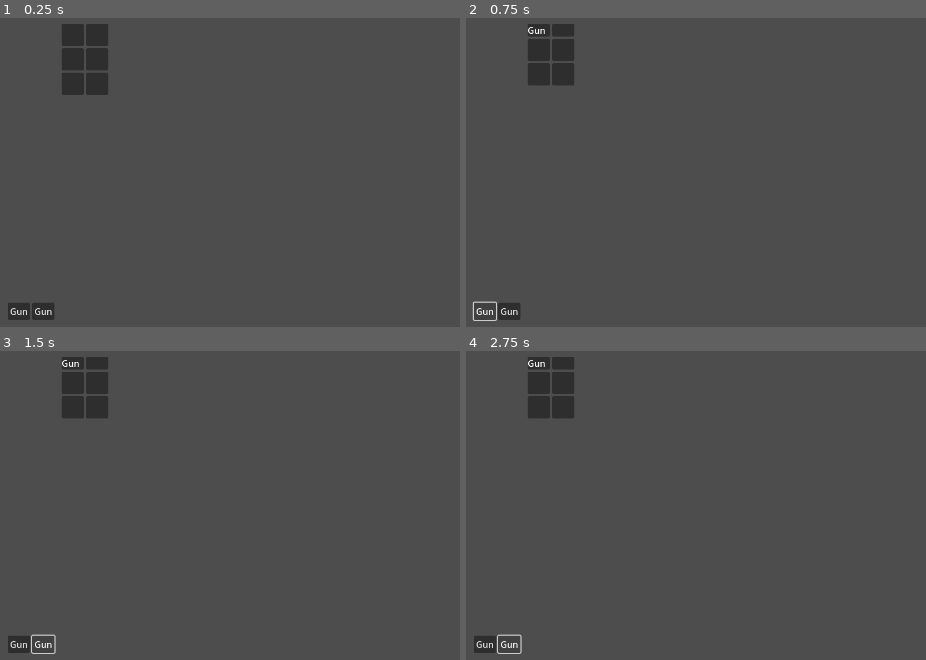
Above: before the commit, frames 1-4 (two rows, left to right).
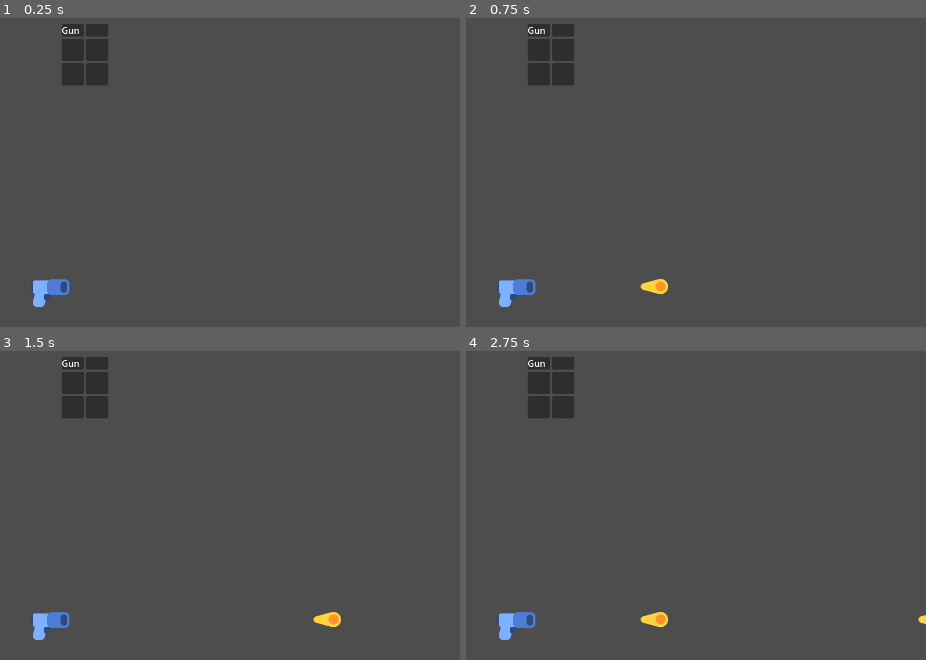
Above: after the commit, the same moments.

Repository: HugoFucksmann/godot-hys
Game: Godot game, scene res://src/UserInterface/InventoryUi/inventoryUI.tscn
Same seed, same stepped clock (60 frames per second), same inputs: the game is played once before the commit and once after it. This scene is started directly instead of the project's main scene.
Inputs (mouse positions are in pixels of both pictures, inside the frame that each line leads up to):
- Up to frame 1 (0.25 s): no input
- Up to frame 2 (0.75 s): click (484, 311) at 0.5 s, where only the run before the commit has a clickable "Gun"
- Up to frame 3 (1.5 s): click (41, 644) at 1.25 s, where only the run before the commit has a clickable "Gun"
- Up to frame 4 (2.75 s): tap Enter at 2 s; hold D (move_right) from 2.03 s (still down)

The runs differ from the first frame. In frame 1, 1.5% of the frame differs, in the area x 1-24%, y 2-98%; in frame 2, 1.1%; in frame 3, 1.1%; in frame 4, 1.1%.

Commit message:
fix inventory

Diff:
--- a/src/UserInterface/InventoryUi/InventoryItems.gd
+++ b/src/UserInterface/InventoryUi/InventoryItems.gd
@@ -6,21 +6,41 @@
 
 signal item_pressed(item)
 
+func _on_equip_pressed(item):
+	# Aquí debes implementar la lógica para equipar el ítem
+	pass
+
+func _on_delete_pressed(item):
+	# Aquí debes implementar la lógica para eliminar el ítem
+	pass
+
 func update_item_grid():
 	# Limpiar el GridContainer antes de actualizar
-	for child in $ItemGrid.get_children():
-		$ItemGrid.remove_child(child)
+	for child in get_children():
+		remove_child(child)
 
 	# Agregar los ítems del jugador al GridContainer
 	for item in all_items:
 		var item_node = item.instantiate()
-		$ItemGrid.add_child(item_node)
-
-	# Asegurarnos de que haya 12 slots, incluyendo los vacíos
-	while $ItemGrid.get_child_count() < 12:
-		var empty_slot = Control.new()
-		$ItemGrid.add_child(empty_slot)
+		add_child(item_node)
 
 func _on_item_pressed(item):
-	# Emitir la señal de selección de ítem hacia el InventoryUI
-	emit_signal("item_pressed", item)
+	# Crear los botones "Equipar" y "Eliminar"
+	var equip_button = Button.new()
+	equip_button.text = "Equipar"
+	equip_button.connect("pressed", _on_equip_pressed.bind(item))
+
+	var delete_button = Button.new()
+	delete_button.text = "Eliminar"
+	delete_button.connect("pressed", _on_delete_pressed.bind(item))
+
+	# Crear un panel para contener los botones
+	var button_panel = HBoxContainer.new()
+	button_panel.add_child(equip_button)
+	button_panel.add_child(delete_button)
+
+	# Emitir la señal de selección de ítem, pero pasando el panel con los botones
+	emit_signal("item_pressed", button_panel)
+
+func get_num_slots():
+	return all_items.size()
--- a/src/UserInterface/InventoryUi/inventoryUI.gd
+++ b/src/UserInterface/InventoryUi/inventoryUI.gd
@@ -6,30 +6,39 @@
 @onready var inventoryPj: InventoryPj = $CharacterView/InventoryPj
 @onready var inventory_items: InventoryItems = $ItemListView/InventoryItems
 
-func add_player_item(item):
-	inventoryPj.add_item(item)
-	update_item_slots()
+
 
 func _ready():
-	var area_gun = preload("res://src/Weapons/gun/area_gun.tscn").instantiate()
-	add_player_item(area_gun)
-	add_player_item(area_gun)
+	if inventoryPj == null or inventory_items == null:
+		print("Inventory nodes are null")
+		return
 	inventoryPj.connect("item_pressed", _on_item_pressed)
 	inventoryPj.connect("item_list_updated", update_item_slots)
 	update_item_slots()
 
-func _on_item_pressed(item):
-	inventoryPj.equip_item("weapon", item)
-	inventoryPj.update_inventory_ui()
+	call_deferred("load_gun")
+
+func add_player_item(item):
+	inventoryPj.add_item(item)
+	inventory_items.all_items.append(item)
+	inventory_items.update_item_grid()
+
+func load_gun():
+	var area_gun = preload("res://src/Weapons/gun/area_gun.tscn").instantiate()
+	add_player_item(area_gun)
+
+func _on_item_pressed(item_and_buttons):
+	# Verificar si se recibió un panel con botones
+	if item_and_buttons is Control:
+		# Conectar las señales de los botones
+		item_and_buttons.get_child(0).connect("pressed", inventory_items._on_equip_pressed.bind(item_and_buttons.get_child(0).get_parent()))
+		item_and_buttons.get_child(1).connect("pressed", inventory_items._on_delete_pressed.bind(item_and_buttons.get_child(1).get_parent()))
+		# Agregar el panel a la interfaz
+		add_child(item_and_buttons)
+	else:
+		# Si no se recibió un panel, asumir que se recibió un ítem
+		inventoryPj.equip_item("weapon", item_and_buttons)
+		inventoryPj.update_inventory_ui()
 
 func update_item_slots():
-	# Limpiar los slots antes de actualizar
-	for child in inventory_items.get_children():
-		inventory_items.remove_child(child)
-
-	# Agregar los ítems del jugador a los slots
-	for item in inventoryPj.player_items:
-		var item_button = Button.new()
-		item_button.text = item.name
-		item_button.connect("pressed", _on_item_pressed.bind(item))
-		inventory_items.add_child(item_button)
+	inventory_items.update_item_grid()
--- a/src/Weapons/gun/area_gun.gd
+++ b/src/Weapons/gun/area_gun.gd
@@ -1,7 +1,10 @@
 extends GlobalWeapon
-
+class_name AreaGun
 func _init():
 	fire_rate = 2.0
 	damage = 1
 	bullet_scene = preload("res://src/Weapons/gun/bullet.tscn")
 	initialize_item(ItemType.WEAPON, "Pistol", 50.0, 0.0)
+
+func instantiate():
+	return duplicate()
--- /dev/null
+++ b/src/Weapons/weaponManager.gd
@@ -0,0 +1,44 @@
+extends Node
+class_name WeaponManager
+# Lista de todas las armas en el juego
+var weapons = []
+
+# Referencia al enemigo más cercano
+var closest_enemy = null
+
+# Función para agregar un arma al manager
+func add_weapon(weapon):
+	weapons.append(weapon)
+	weapon.connect("detected_enemy", _on_enemy_detected)
+	weapon.connect("lost_enemy", _on_enemy_lost)
+
+# Función para encontrar el enemigo más cercano
+func _process(delta):
+	closest_enemy = find_closest_enemy()
+	update_weapon_targets()
+
+# Función para actualizar los objetivos de las armas
+func update_weapon_targets():
+	for weapon in weapons:
+		weapon.set_target(closest_enemy)
+
+# Función para disparar todas las armas que tengan un enemigo en rango
+func _on_enemy_detected(enemy):
+	for weapon in weapons:
+		weapon.start_shooting()
+
+# Función para dejar de disparar cuando se pierde el enemigo
+func _on_enemy_lost(enemy):
+	for weapon in weapons:
+		weapon.stop_shooting()
+
+# Función auxiliar para encontrar el enemigo más cercano
+func find_closest_enemy():
+	var closest_distance = INF
+	var closest_enemy = null
+	for enemy in get_tree().get_nodes_in_group("enemies"):
+		var distance = enemy.global_position.distance_to(global_position)
+		if distance < closest_distance:
+			closest_distance = distance
+			closest_enemy = enemy
+	return closest_enemy
